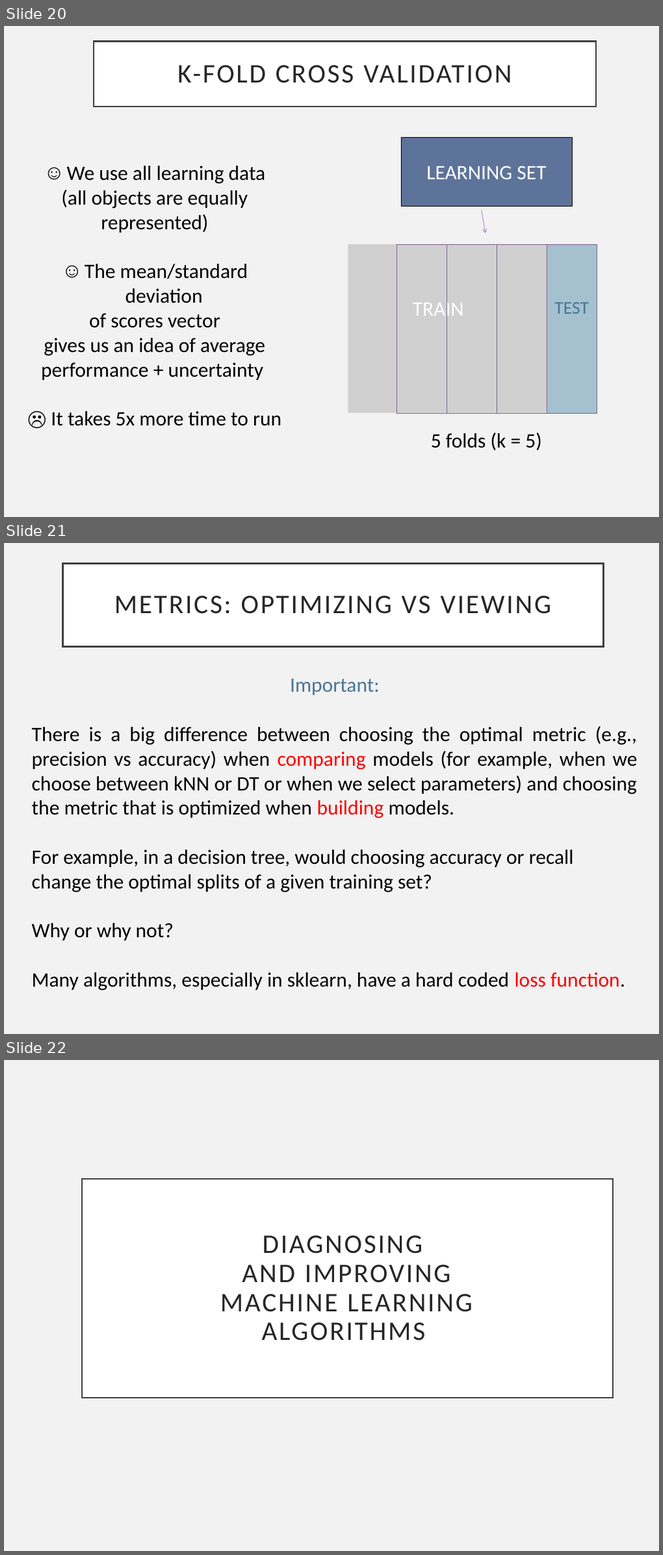
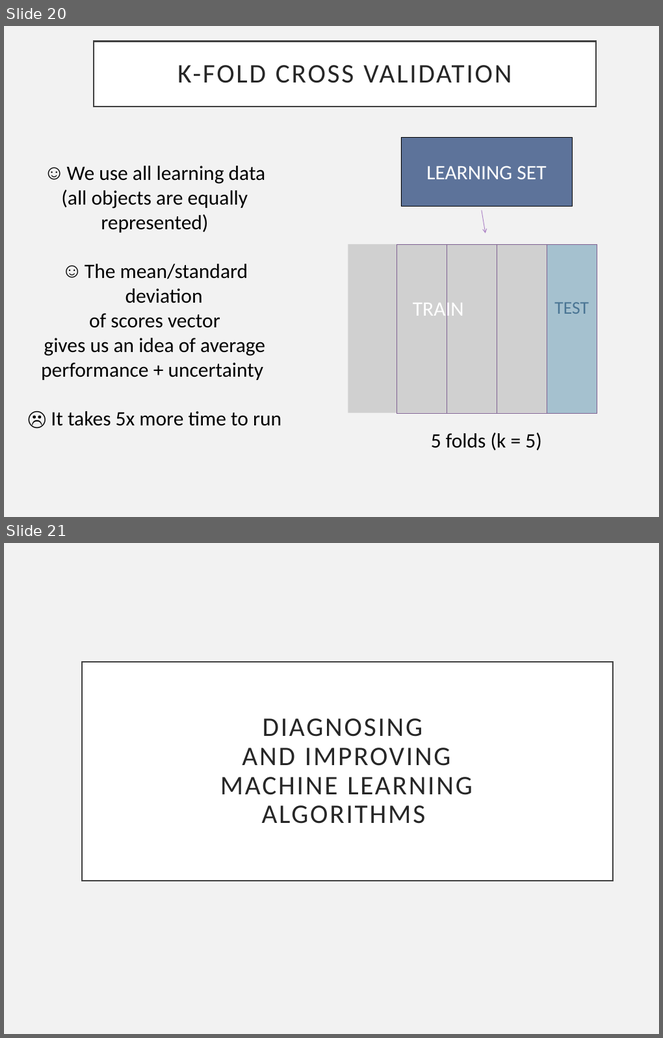
Before and after one commit to VaticanObsSummerSchool2023/lectures, a slide deck: VOSS_Diagnostics.pptx. Shown one above the other, each under a label of ours: slides 20, 21 and 22 before the commit, slides 20 and 21 after it. The pictures are 663x1555 and 663x1038 pixels, drawn with LibreOffice and Linux fonts; fonts in the diff are those of the drawing; grey boxes stand for pictures. Boxes give left, top, right and bottom in pixels: in the first picture for what was removed or moved away, otherwise in the second. Text is boxed around its words. In the diff, an @@ line names an element or a change of style, - is before the commit and + after.

```diff
--- a/VOSS_Diagnostics.pptx
+++ b/VOSS_Diagnostics.pptx
@@ slide 21 removed at <box>4,543,659,1034</box>, background #F2F2F2 @@
@@ title removed at <box>63,564,603,646</box> @@
-METRICS: OPTIMIZING VS VIEWING
@@ text removed at <box>32,679,638,991</box> @@
-Important:
-There is a big difference between choosing the optimal metric (e.g., precision vs accuracy) when comparing models (for example, when we choose between kNN or DT or when we select parameters) and choosing the metric that is optimized when building models.
-For example, in a decision tree, would choosing accuracy or recall change the optimal splits of a given training set?
-Why or why not?
-Many algorithms, especially in sklearn, have a hard coded loss function.
@@ what was slide 22 is now slide 21 @@
```
Also in this commit, not shown: 1 other file.
